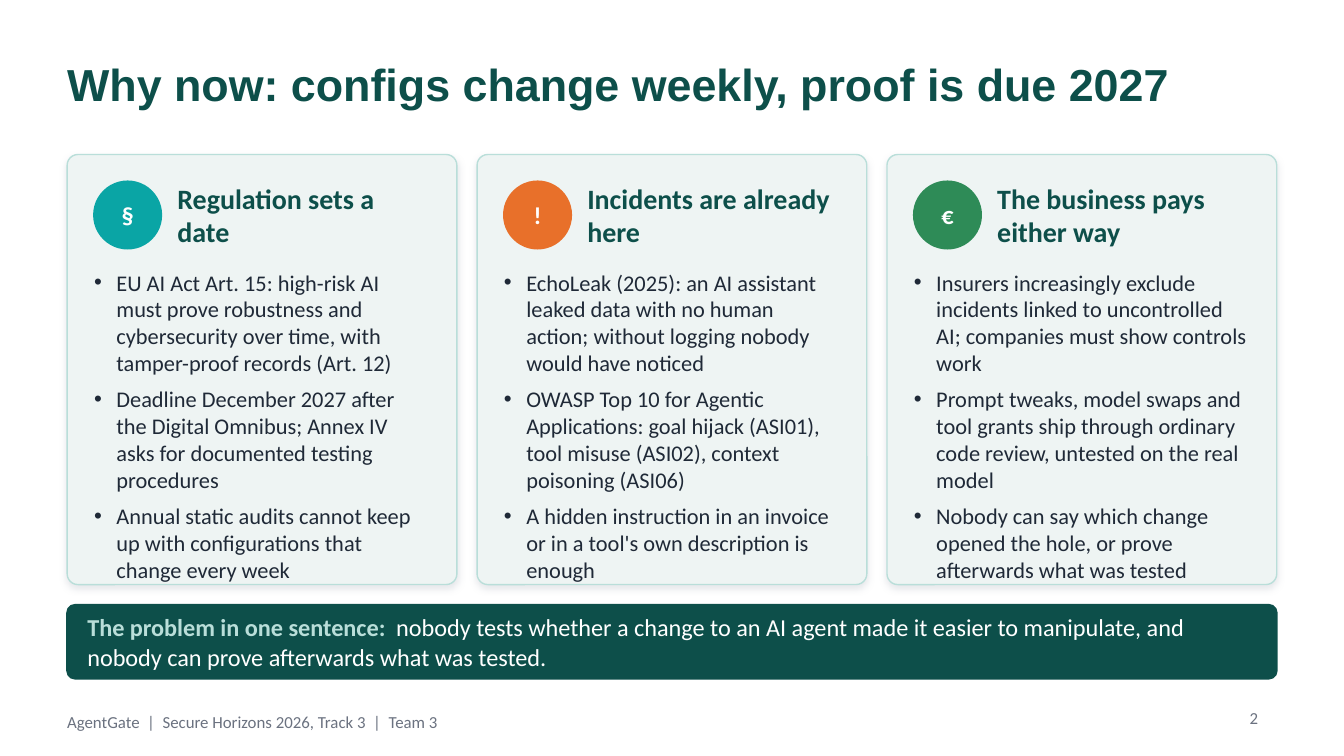
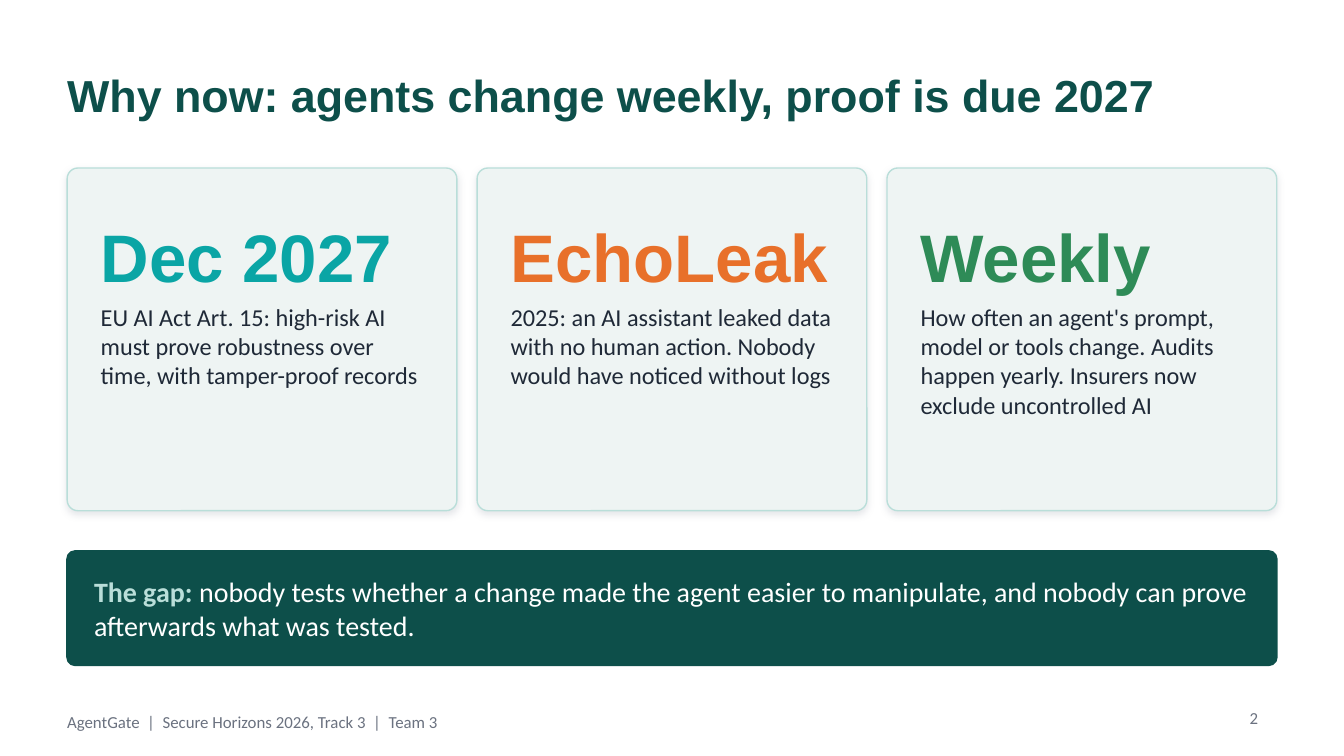
Before and after one commit to hadi-ce04/Secure-Horizons, a slide deck: slide 2 of docs/AgentGate_pitch.pptx. Drawn at 1344x756 pixels with LibreOffice and Linux fonts; fonts in the diff are those of the drawing. Boxes give left, top, right and bottom in pixels: in the first picture for what was removed or moved away, otherwise in the second. Text is boxed around its words. In the diff, an @@ line names an element or a change of style, - is before the commit and + after.

```diff
--- a/docs/AgentGate_pitch.pptx
+++ b/docs/AgentGate_pitch.pptx
@@ title at (67,79,1154,120): text changed @@
-Why now: configs change weekly, proof is due 2027
+Why now: agents change weekly, proof is due 2027
@@ rounded rectangle: place and size @@
-rounded rectangle at (67,155,457,585)
+rounded rectangle at (67,168,457,511)
@@ rounded rectangle: place and size @@
-rounded rectangle at (477,155,867,585)
+rounded rectangle at (477,168,867,511)
@@ proportions changed in 4 elements at (67,168,457,511), (67,551,1277,665), (477,168,867,511), (887,168,1277,511) @@
@@ rounded rectangle: place and size @@
-rounded rectangle at (887,155,1277,585)
+rounded rectangle at (887,168,1277,511)
@@ ellipse removed at (94,181,161,249) @@
@@ text removed at (94,181,161,249) @@
-§
@@ text removed at (177,189,374,243) @@
-Regulation sets a date
@@ ellipse removed at (504,181,571,249) @@
@@ text removed at (504,181,571,249) @@
-!
@@ text removed at (587,189,829,243) @@
-Incidents are already here
@@ ellipse removed at (914,181,981,249) @@
@@ text removed at (914,181,981,249) @@
-€
@@ text removed at (997,189,1205,247) @@
-The business pays either way
@@ text added at (101,235,392,283), 36 pt, text #0AA5A5, bold @@
+Dec 2027
@@ text added at (511,233,828,283), 36 pt, text #E8702A, bold @@
+EchoLeak
@@ text added at (921,233,1151,294), 36 pt, text #2E8B57, bold @@
+Weekly
@@ text removed at (936,275,1246,578) @@
-• Insurers increasingly exclude incidents linked to uncontrolled AI; companies must show controls work
-• Prompt tweaks, model swaps and tool grants ship through ordinary code review, untested on the real model
-• Nobody can say which change opened the hole, or prove afterwards what was tested
@@ text at (101,309,417,388): text changed; size 12 to 13 pt @@
-• EU AI Act Art. 15: high-risk AI must prove robustness and cybersecurity over time, with tamper-proof records (Art. 12)
-• Deadline December 2027 after the Digital Omnibus; Annex IV asks for documented testing procedures
-• Annual static audits cannot keep up with configurations that change every week
+EU AI Act Art. 15: high-risk AI must prove robustness over time, with tamper-proof records
@@ text at (511,309,832,388): text changed; size 12 to 13 pt @@
-• EchoLeak (2025): an AI assistant leaked data with no human action; without logging nobody would have noticed
-• OWASP Top 10 for Agentic Applications: goal hijack (ASI01), tool misuse (ASI02), context poisoning (ASI06)
-• A hidden instruction in an invoice or in a tool's own description is enough
+2025: an AI assistant leaked data with no human action. Nobody would have noticed without logs
@@ text added at (921,309,1214,414), 13 pt, text #1F2937 @@
+How often an agent's prompt, model or tools change. Audits happen yearly. Insurers now exclude uncontrolled AI
@@ rounded rectangle: place and size @@
-rounded rectangle at (67,605,1277,679)
+rounded rectangle at (67,551,1277,665)
@@ text at (94,582,1247,637): text changed; size 13 to 15 pt @@
-The problem in one sentence: nobody tests whether a change to an AI agent made it easier to manipulate, and nobody can prove afterwards what was tested.
+The gap: nobody tests whether a change made the agent easier to manipulate, and nobody can prove afterwards what was tested.
```
Also in this commit, not shown: 4 other slides changed, 3 slides added, 3 slides removed, 1 other file.
